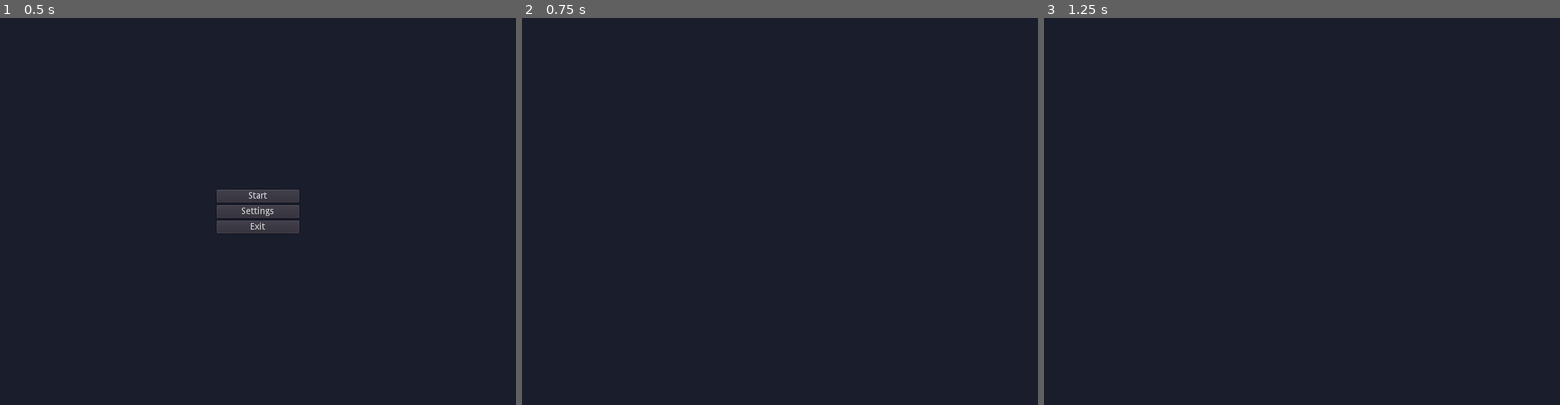
Above: before the commit, frames 1-3 (left to right).
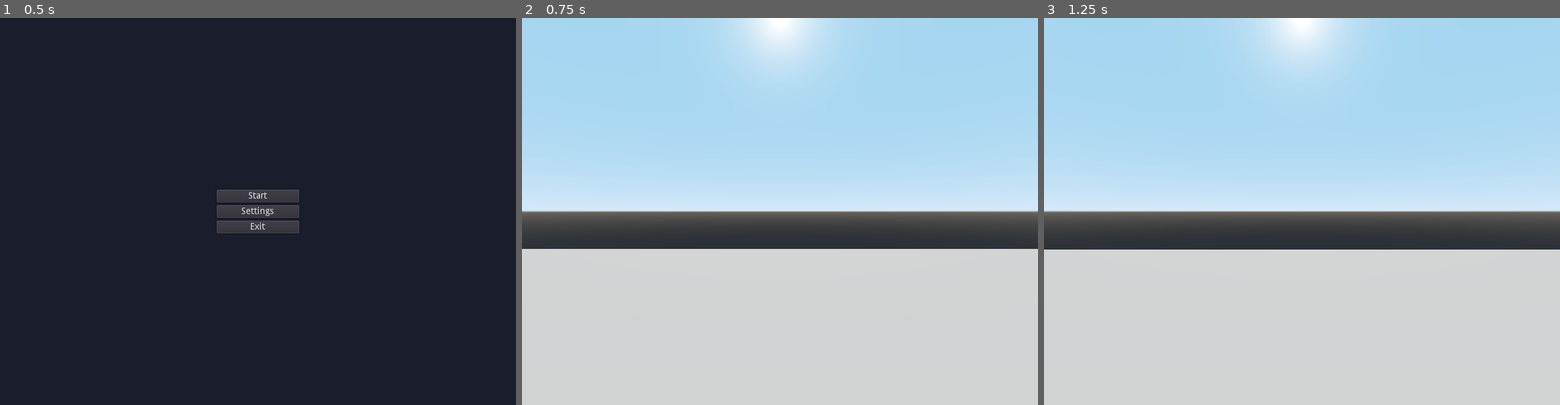
Above: after the commit, the same moments.

Repository: lilboyspirit/treegrow
Game: Godot game, scene res://scenes/main_menu.tscn
The game is run twice, just before and just after one commit, with the same random seed, the same clock (stepped at 60 frames per second) and the same inputs.
Inputs:
- Up to frame 1 (0.5 s): no input
- Up to frame 2 (0.75 s): click "Start" at 0.5 s
- Up to frame 3 (1.25 s): no input

Frame 1 is identical in both runs. In frame 2, 96% of the frame differs, in the area x 0-100%, y 0-100%; in frame 3, 96%.

Commit message:
create player

Diff:
--- /dev/null
+++ b/scenes/player.tscn
@@ -0,0 +1,13 @@
+[gd_scene load_steps=2 format=2]
+
+[sub_resource type="CapsuleShape" id=1]
+height = 2.0
+
+[node name="player" type="RigidBody"]
+
+[node name="CollisionShape" type="CollisionShape" parent="."]
+transform = Transform( 1, 0, 0, 0, -4.37114e-08, -1, 0, 1, -4.37114e-08, 0, 2, 0 )
+shape = SubResource( 1 )
+
+[node name="head" type="Camera" parent="."]
+transform = Transform( 1, 0, 0, 0, 1, 0, 0, 0, 1, 0, 3, 0 )
--- a/scenes/realm.tscn
+++ b/scenes/realm.tscn
@@ -1,4 +1,6 @@
-[gd_scene load_steps=3 format=2]
+[gd_scene load_steps=4 format=2]
+
+[ext_resource path="res://scenes/player.tscn" type="PackedScene" id=1]
 
 [sub_resource type="CubeMesh" id=1]
 size = Vector3( 50, 2, 50 )
@@ -20,3 +22,5 @@
 [node name="CollisionShape" type="CollisionShape" parent="turrain"]
 transform = Transform( 1, 0, 0, 0, 1, 0, 0, 0, 1, 0, -1, 0 )
 shape = SubResource( 2 )
+
+[node name="player" parent="." instance=ExtResource( 1 )]
